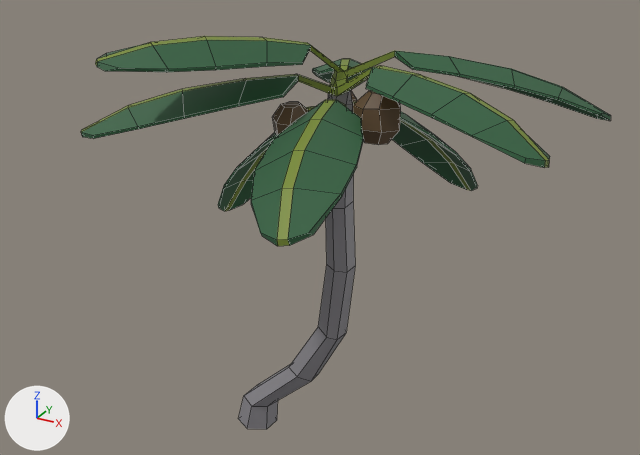
Before and after pictures for a commit that changed the FBX model SourceAssets/Trees/coconutPalm/CoconutPalm02.fbx.
Camera for both pictures: a camera (50 mm lens) standing at (2.25, -3.38, 2.92) and looking at (0.4, -0.03, 1.24). Lighting does not change. The marker at lower left points along +X, +Y and +Z. The older version comes first. Mesh edges are drawn as thin lines.

The first picture shows 'Palm2'.
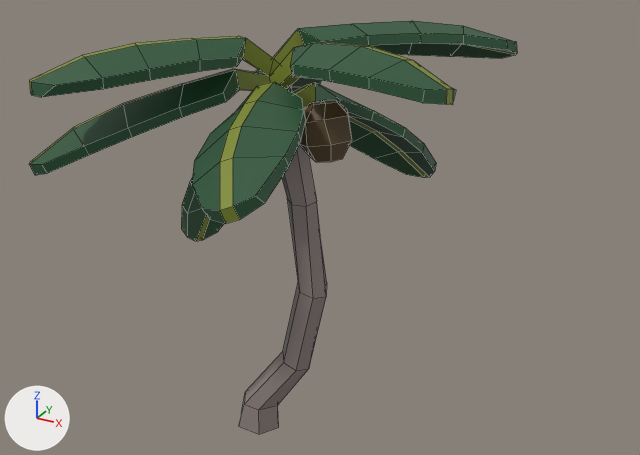
Edits to the bpy script that builds the scene:
```text
Change me_bsurfacemesh_004:
    used by ob_palm2; location = (0.0, 0.0, 0.0)
    remove me_bsurfacemesh_004.from_pydata(...)  # 477 vertices, 467 faces; spans x -0.42..1.56, y -0.98..0.83, z 0.0..2.19
    add me_bsurfacemesh_004.from_pydata(...)  # 448 vertices, 441 faces; spans x -0.69..1.1, y -1.0..0.82, z -0.02..2.15
    me_bsurfacemesh_004 part 1: the loose piece of 24 vertices spanning x 0.26..0.43, y -0.24..-0.07, z 1.69..1.87 is multiplied about its middle by the matrix ((1.252, -0.068, -0.255), (0.073, 1.278, 0.021), (0.254, -0.035, 1.254)), then moved by (-0.21, -0.06, -0.13)
    me_bsurfacemesh_004 part 2: the loose piece of 24 vertices spanning x 0.58..0.81, y -0.15..0.07, z 1.71..1.94 is multiplied about its middle by the matrix ((1.155, -0.063, -0.232), (0.068, 1.178, 0.019), (0.231, -0.032, 1.157)), then moved by (-0.24, -0.03, -0.09)
    me_bsurfacemesh_004 part 3: the loose piece of 405 vertices spanning x -0.42..1.56, y -0.98..0.83, z 0.0..2.19 is rebuilt with 376 vertices and now spans x -0.69..1.1, y -1.0..0.82, z -0.02..2.15
    other edits to the shape of me_bsurfacemesh_004 do not show in these pictures
```

What differs and where, as boxes [x1, y1, x2, y2] in the pictures (640 x 455 px; the box of a moved part takes in the faces that stretch with it):
'Palm2', reshaped (8% narrower)
    before: [81, 36, 611, 429]
    after: [29, 21, 517, 434]
part 1 of me_bsurfacemesh_004, moved or reshaped (not visible afterwards)
    before: [273, 102, 309, 136]
part 2 of me_bsurfacemesh_004, moved or reshaped
    before: [352, 91, 401, 145]
    after: [300, 100, 352, 162]
part 3 of me_bsurfacemesh_004, rebuilt (8% narrower)
    before: [81, 36, 611, 429]
    after: [29, 21, 517, 434]
